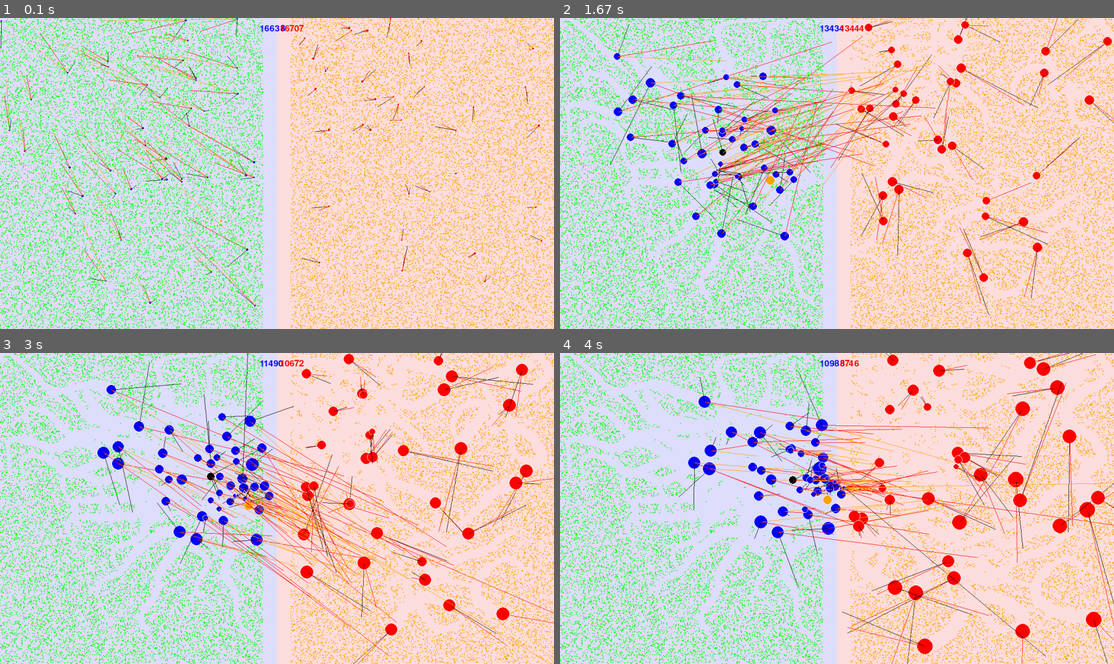
Above: before the commit, frames 1-4 (two rows, left to right).
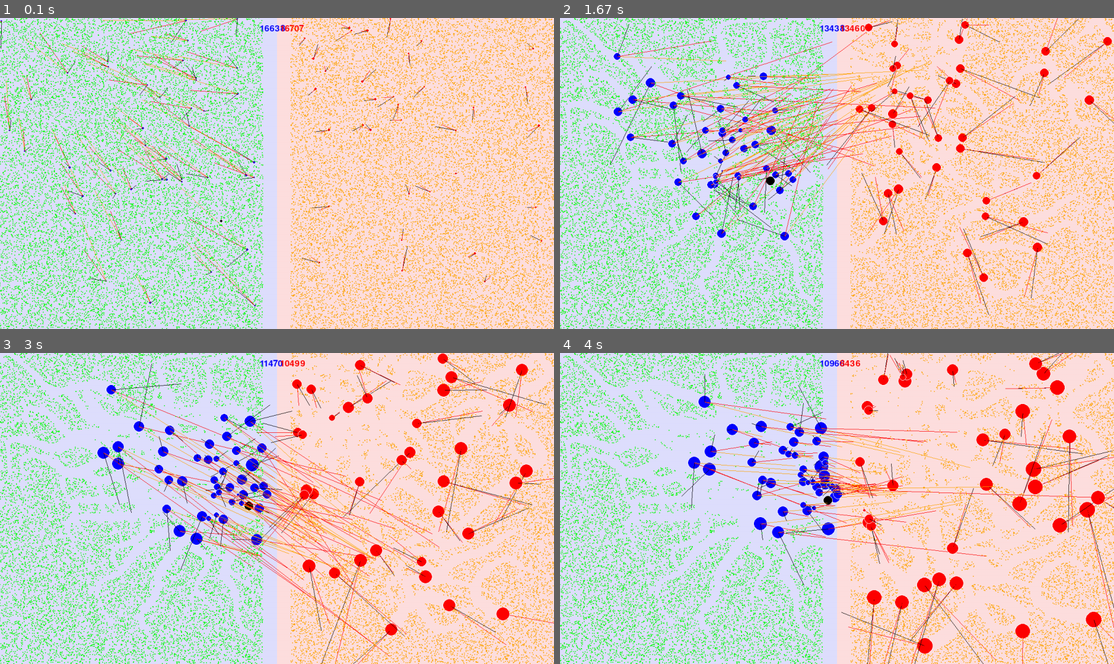
Above: after the commit, the same moments.

Repository: TOEGENT/pygame_project
Game: pygame game, started from main.py
Two runs of this game, one before a commit and one after it. Both use one fixed random seed, a clock stepped at 60 frames per second and the inputs below.
Inputs (mouse positions are in pixels of both pictures, inside the frame that each line leads up to):
- Up to frame 1 (0.1 s): no input
- Up to frame 2 (1.67 s): move the mouse to (814, 185) at 0.37 s; move the mouse to (704, 176) at 0.87 s; move the mouse to (920, 64) at 1.37 s
- Up to frame 3 (3 s): move the mouse to (288, 402) at 1.87 s; click (282, 539) at 2.45 s; click (487, 626) at 2.78 s
- Up to frame 4 (4 s): click (748, 405) at 3.12 s; click (1030, 589) at 3.45 s; click (1036, 483) at 3.78 s

The runs differ from the first frame. In frame 1, 0.2% of the frame differs, in the area x 24-67%, y 11-66%; in frame 2, 6.4%; in frame 3, 11%; in frame 4, 12%, in the area x 16-100%, y 0-100%.

Commit message:
добавил новые атрибуты

Diff:
--- a/entities/ball.py
+++ b/entities/ball.py
@@ -14,12 +14,14 @@
         self.is_eaten_by=set()
         self.eats=set()
         self.old_mass=self.mass
+        self.mass_before_decay = self.mass
         self.old_pos = self.pos
         self.smooth_view = self.view_point
         self.intents=[]
         self.smooth_intents=self.intents
         self.total_intent = entities.intent.Intent((0,0),None)
         self.smooth_total_intent = self.total_intent
+        self.sharing_food_factor = 1
 
 
 
